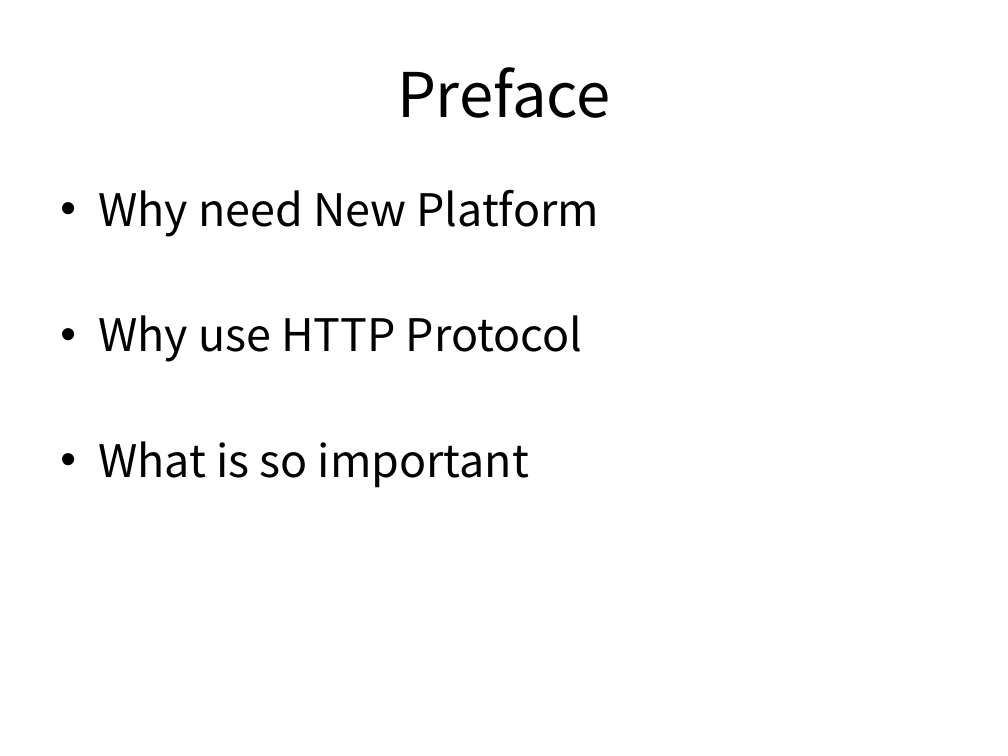
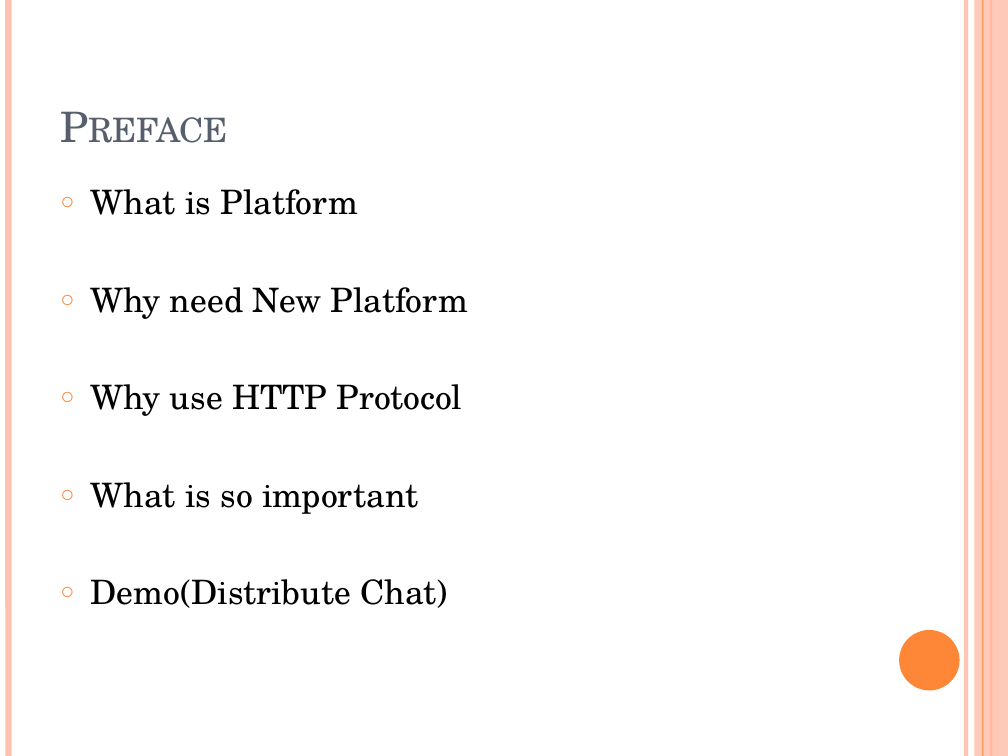
Before and after one commit to bleujin/aradon, a slide deck: slide 2 of resource/docs/ServicePlatformAradon.pptx. Drawn at 1008x756 pixels with LibreOffice and Linux fonts; fonts in the diff are those of the drawing. Boxes give left, top, right and bottom in pixels: in the first picture for what was removed or moved away, otherwise in the second. Text is boxed around its words. In the diff, an @@ line names an element or a change of style, - is before the commit and + after.

```diff
--- a/resource/docs/ServicePlatformAradon.pptx
+++ b/resource/docs/ServicePlatformAradon.pptx
@@ line added from (8, 0) to (8, 756), #FEC3AE 4.5 pt @@
@@ line added from (966, 0) to (966, 756), #FEC3AE 3 pt @@
@@ rectangle added at [975, 0, 1008, 756], fill #FEC3AE at 87% opacity @@
@@ line added from (983, 0) to (983, 756), #FE8637 0.75 pt @@
@@ line added from (991, 0) to (991, 756), #FE8637 1.5 pt @@
@@ title "Preface" at [50, 30, 874, 156]: size 44 to 30 pt, font Noto Sans CJK KR to TeX Gyre Schola, text colour #000000 to #575F6D, small capitals on; alignment centre to left; vertical alignment middle to bottom @@
@@ text at [91, 189, 359, 215]: paragraph added @@
+○ What is Platform
@@ text at [91, 287, 469, 514]: size 32 to 24 pt, font Noto Sans CJK KR to TeX Gyre Schola in "Why need New Platform", "Why use HTTP Protocol", "What is so important"; bullet • to ○ @@
@@ text at [91, 579, 448, 608]: paragraph added @@
+○ Demo(Distribute Chat)
@@ ellipse added at [899, 630, 960, 690], fill #FE8637 @@
```
Also in this commit, not shown: 7 other slides changed, 1 slide added, 1 other file.
